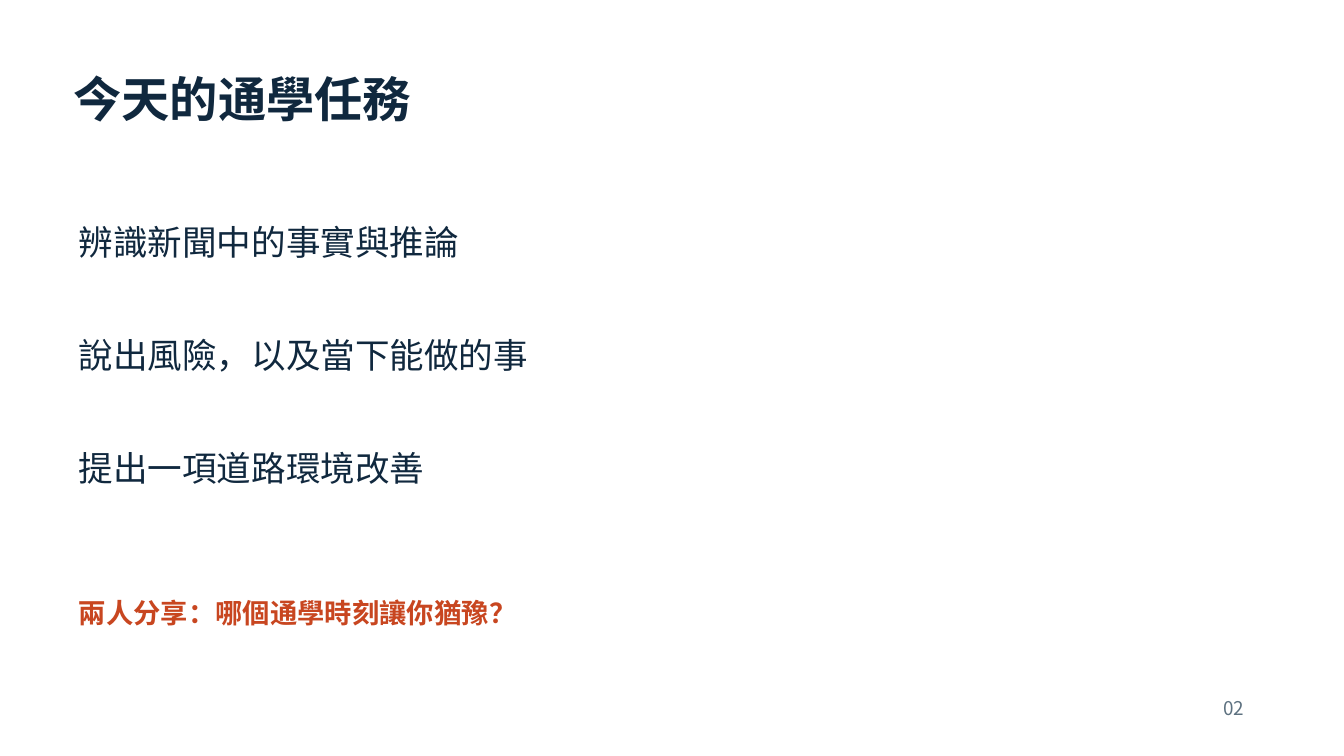
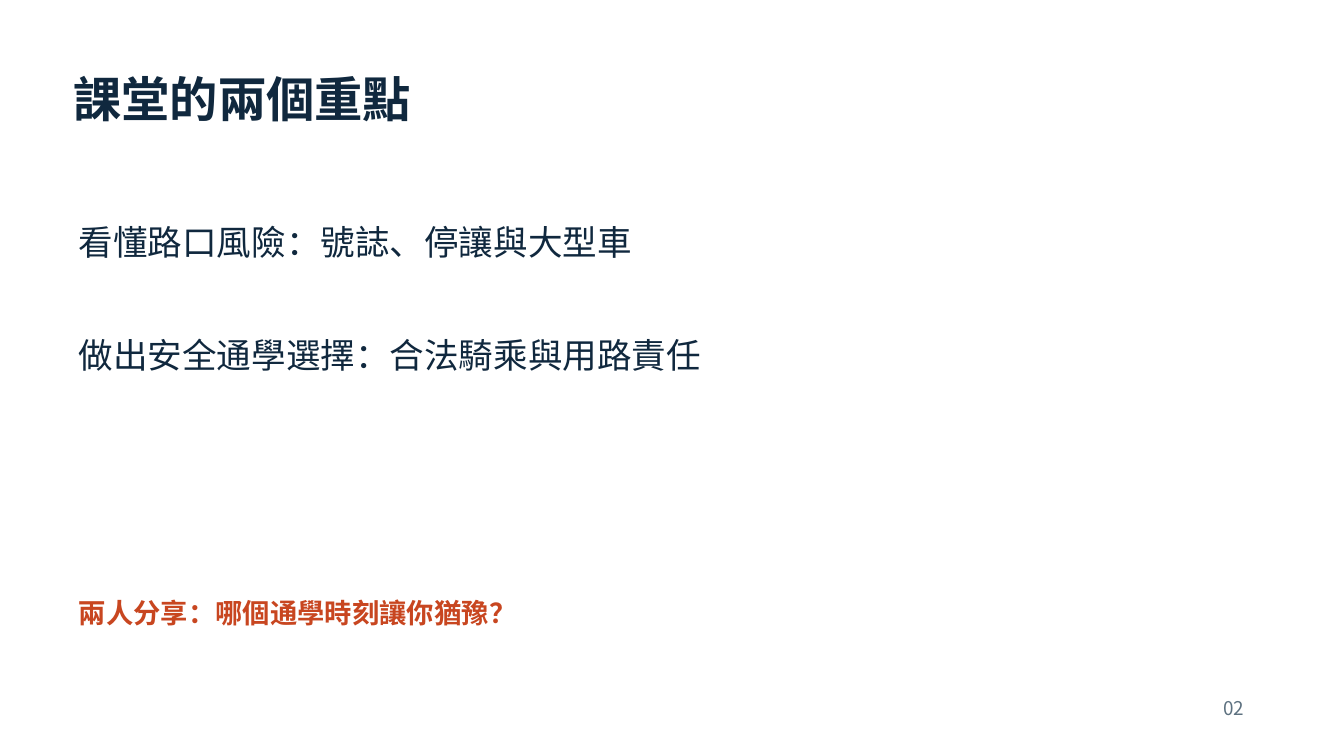
Before and after one commit to YOYO-MAN/yangmei-road-safety, a slide deck: slide 2 of materials/teacher-slides.pptx. Drawn at 1344x756 pixels with LibreOffice and Linux fonts; fonts in the diff are those of the drawing. Boxes give left, top, right and bottom in pixels: in the first picture for what was removed or moved away, otherwise in the second. Text is boxed around its words. In the diff, an @@ line names an element or a change of style, - is before the commit and + after.

```diff
--- a/materials/teacher-slides.pptx
+++ b/materials/teacher-slides.pptx
@@ text at (73, 76, 410, 122): text changed @@
-今天的通學任務
+課堂的兩個重點
@@ text at (79, 225, 632, 258): text changed @@
-辨識新聞中的事實與推論
+看懂路口風險：號誌、停讓與大型車
@@ text at (79, 338, 701, 371): text changed @@
-說出風險，以及當下能做的事
+做出安全通學選擇：合法騎乘與用路責任
@@ text removed at (79, 452, 425, 484) @@
-提出一項道路環境改善
```
Also in this commit, not shown: 4 other slides changed, 29 other files.
